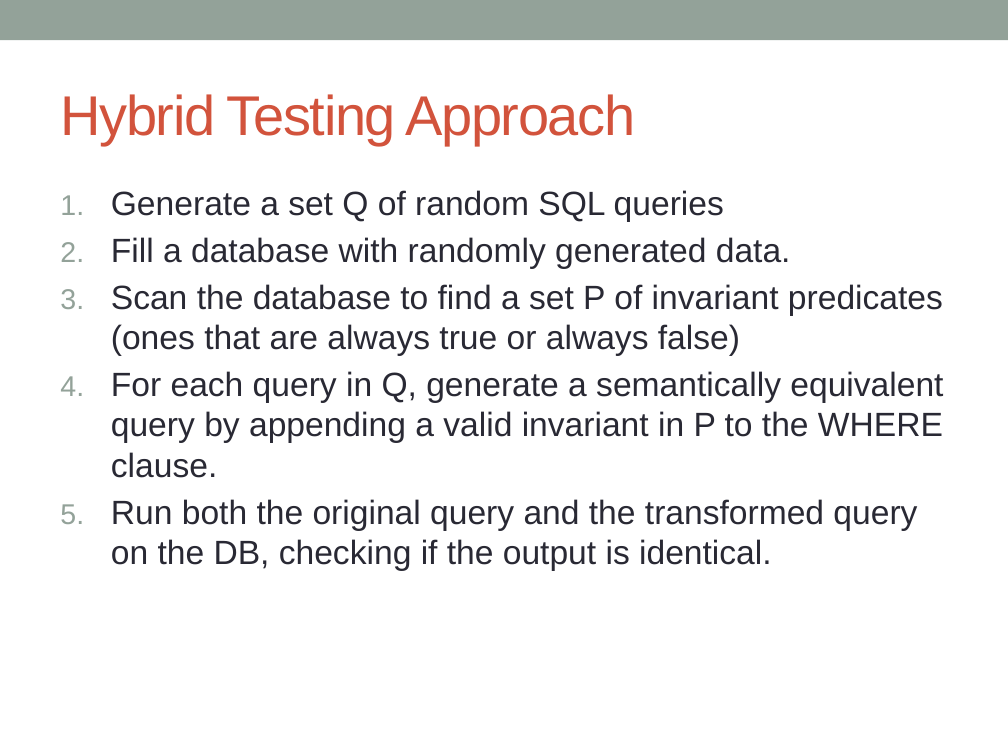
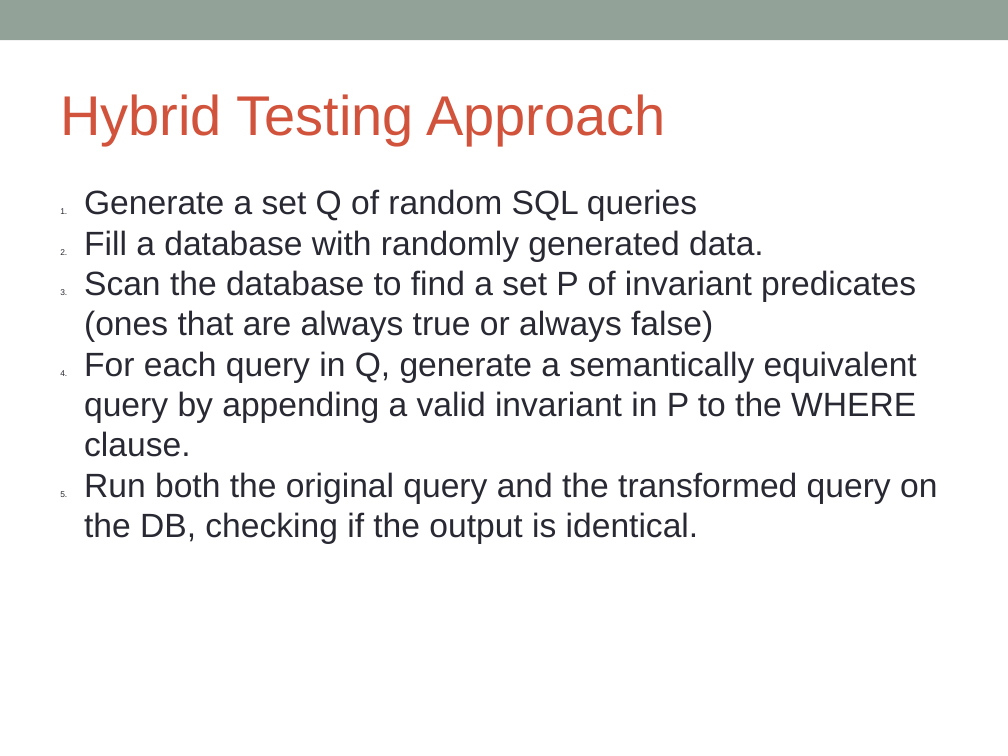
Before and after one commit to benmishkanian/sqltransform, a slide deck: slide 3 of sqltransformpresentation.pptx. Drawn at 1008x756 pixels with LibreOffice and Linux fonts; fonts in the diff are those of the drawing. Boxes give left, top, right and bottom in pixels: in the first picture for what was removed or moved away, otherwise in the second. Text is boxed around its words. In the diff, an @@ line names an element or a change of style, - is before the commit and + after.

```diff
--- a/sqltransformpresentation.pptx
+++ b/sqltransformpresentation.pptx
@@ text "Hybrid Testing Approach" at [60,94,666,145]: letter spacing -1 to 0 pt @@
@@ text "Generate a set Q of ..." at [84,189,937,544]: indent changed; less space between paragraphs @@
```
Also in this commit, not shown: 5 other slides changed, 4 slides added, 1 slide removed, 1 other file.
